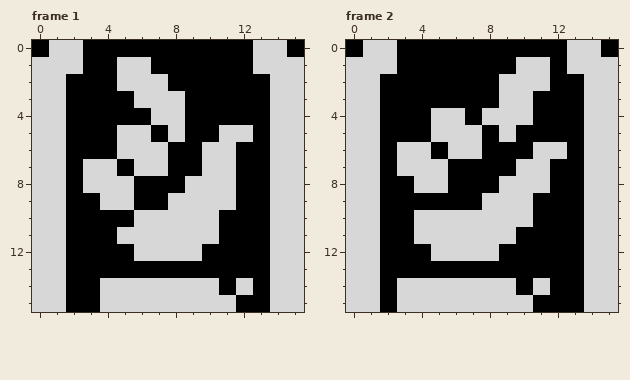
Edited in one commit: pixel-art file (References/nono01.aseprite). The first picture shows the starting point.
16x16 pixels, 2 frames. Shown: frame 1, frame 2.
Now the later version:
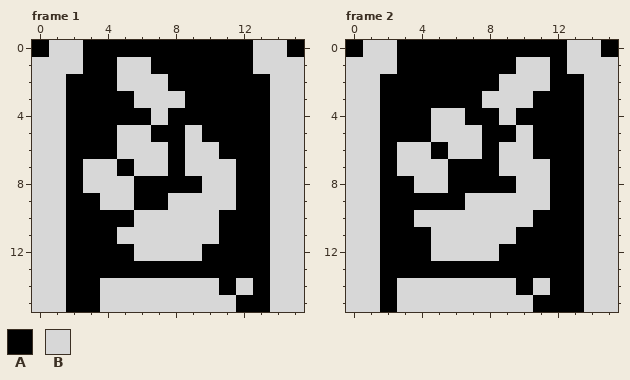
Palette (. is transparent): A #000000  B #d7d7d7
Difference:
--- frame 1
@@ x 6..14 @@
  3 BBBAAAAAB
- 4 ABBAAAAAB
- 5 BABAABBAB
- 6 BBAABBAAB
- 7 BBAABBAAB
- 8 AAABBBAAB
+ 4 ABAAAAAAB
+ 5 BAABAAAAB
+ 6 BBABBAAAB
+ 7 BBABBBAAB
+ 8 AAAABBAAB
  9 AABBBBAAB
--- frame 2
@@ x 0..15 @@
  2 BBAAAAAAABBBAABB
- 3 BBAAAAAAABBAAABB
- 4 BBAAABBABBBAAABB
- 5 BBAAABBBABAAAABB
- 6 BBABBABBAAABBABB
- 7 BBABBBAAAABBAABB
- 8 BBAABBAAABBBAABB
- 9 BBAAAAAABBBAAABB
+ 3 BBAAAAAABBBAAABB
+ 4 BBAAABBAABAAAABB
+ 5 BBAAABBBAABAAABB
+ 6 BBABBABBABBAAABB
+ 7 BBABBBAAABBBAABB
+ 8 BBAABBAAAABBAABB
+ 9 BBAAAAABBBBBAABB
 10 BBAABBBBBBBAAABB
-11 BBAABBBBBBAAAABB
+11 BBAAABBBBBAAAABB
 12 BBAAABBBBAAAAABB
Changed places in both pictures, as pixel boxes (x1, y1, x2, y2):
changed: (168, 108, 253, 193)
changed: (414, 91, 567, 244)
